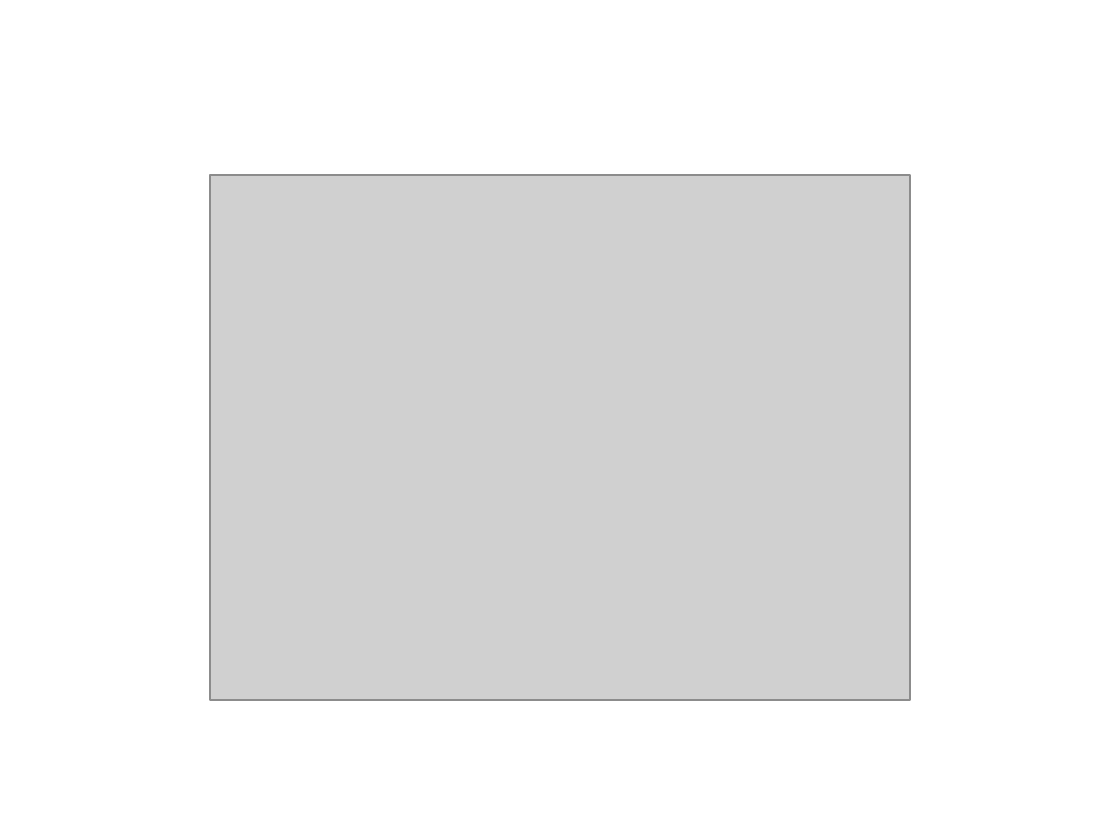
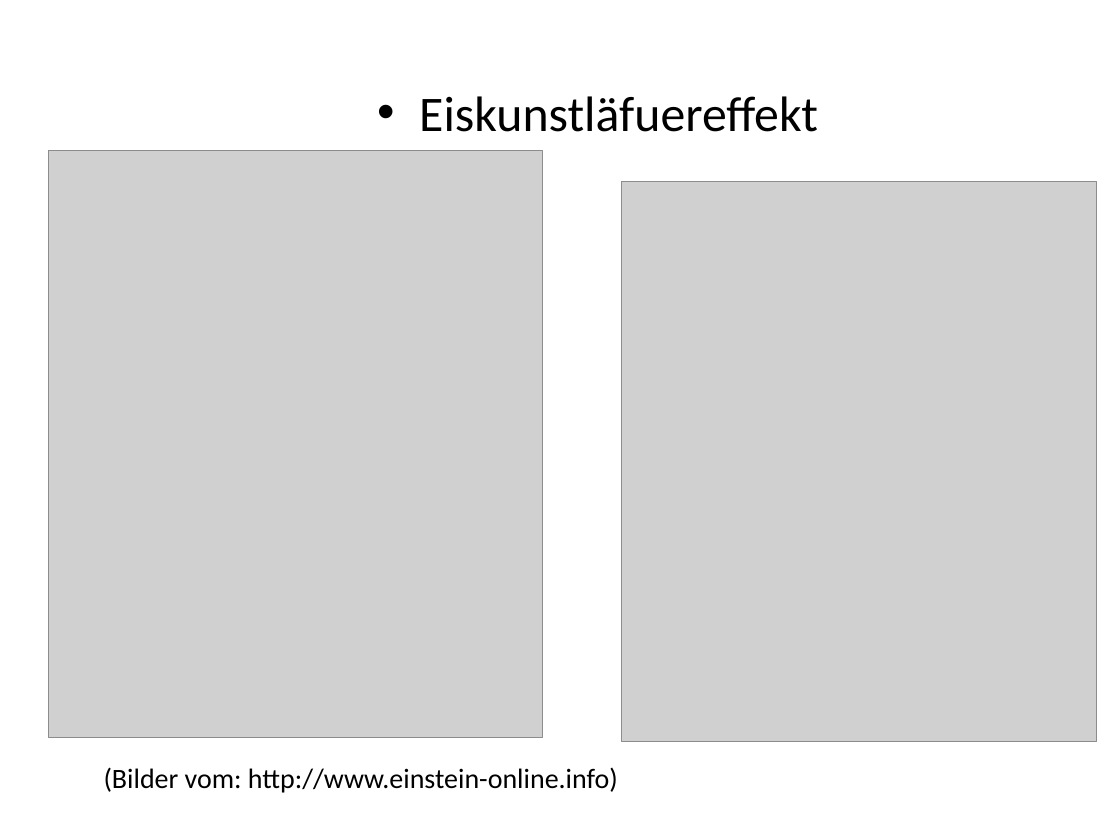
Before and after one commit to keale/Physik_in_Aikido, a slide deck: slide 12 of LNdW2013 physik in Aikido/LNdW2013 Physik in Aikido.pptx. Drawn at 1120x840 pixels with LibreOffice and Linux fonts; fonts in the diff are those of the drawing; grey boxes stand for pictures; background and template pictures are left out. Boxes give left, top, right and bottom in pixels: in the first picture for what was removed or moved away, otherwise in the second. Text is boxed around its words. In the diff, an @@ line names an element or a change of style, - is before the commit and + after.

```diff
--- a/LNdW2013 physik in Aikido/LNdW2013 Physik in Aikido.pptx
+++ b/LNdW2013 physik in Aikido/LNdW2013 Physik in Aikido.pptx
@@ text added at (419, 96, 818, 132), 32 pt, text #000000 @@
+• Eiskunstläfuereffekt
@@ picture added at (48, 150, 542, 737) @@
@@ picture removed at (211, 175, 911, 700) @@
@@ picture added at (622, 181, 1096, 741) @@
@@ text added at (104, 767, 618, 793), 18 pt, text #000000 @@
+(Bilder vom: http://www.einstein-online.info)
```
Also in this commit, not shown: 4 other slides changed.
